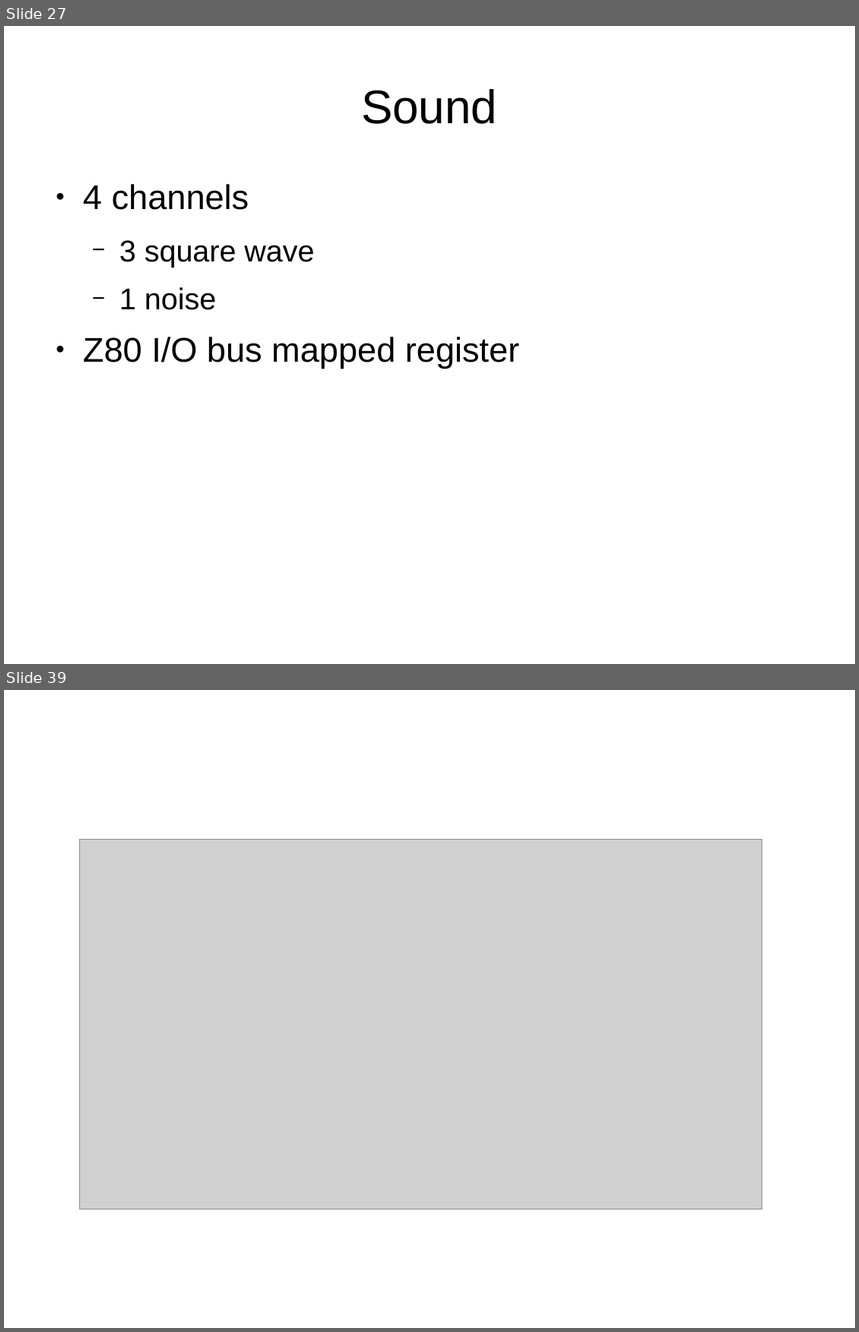
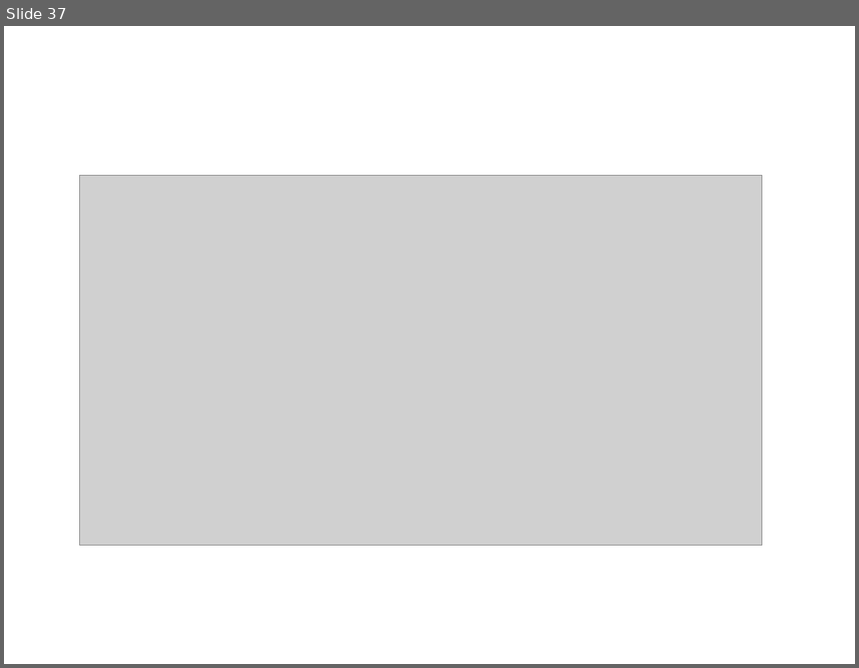
Before and after one commit to mattgodbolt/miracle-sms-emulator, a slide deck: emulating.odp. Shown one above the other, each under a label of ours: slides 27 and 39 before the commit, slide 37 after it; the slides between them are not shown. The pictures are 859x1332 and 859x668 pixels, drawn with LibreOffice and Linux fonts; fonts in the diff are those of the drawing; grey boxes stand for pictures; background and template pictures are left out. Boxes give left, top, right and bottom in pixels: in the first picture for what was removed or moved away, otherwise in the second. Text is boxed around its words. In the diff, an @@ line names an element or a change of style, - is before the commit and + after.

```diff
--- a/emulating.odp
+++ b/emulating.odp
@@ slide 27 removed at (4,26,855,664), background #FFFFFF @@
@@ title removed at (361,89,497,124) @@
-Sound
@@ text removed at (83,184,520,369) @@
-● 4 channels
-  − 3 square wave
-  − 1 noise
-● Z80 I/O bus mapped register
@@ what was slide 39 is now slide 37 @@
```
Also in this commit, not shown: 36 slides changed, 1 other slide removed, 2 other files.
